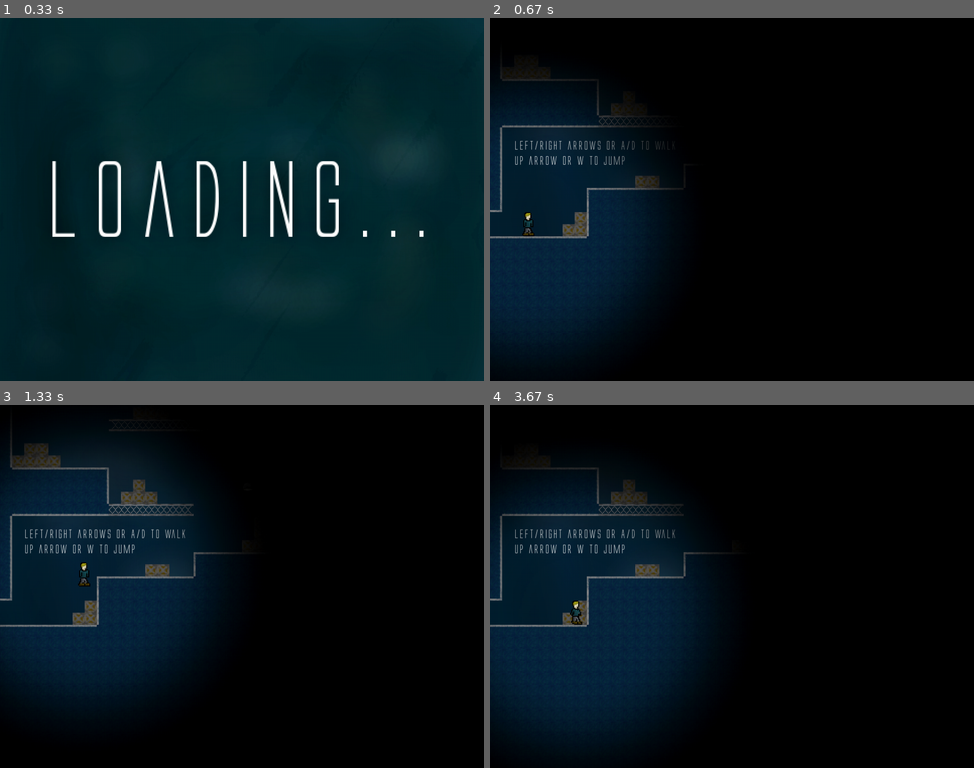
Above: before the commit, frames 1-4 (two rows, left to right).
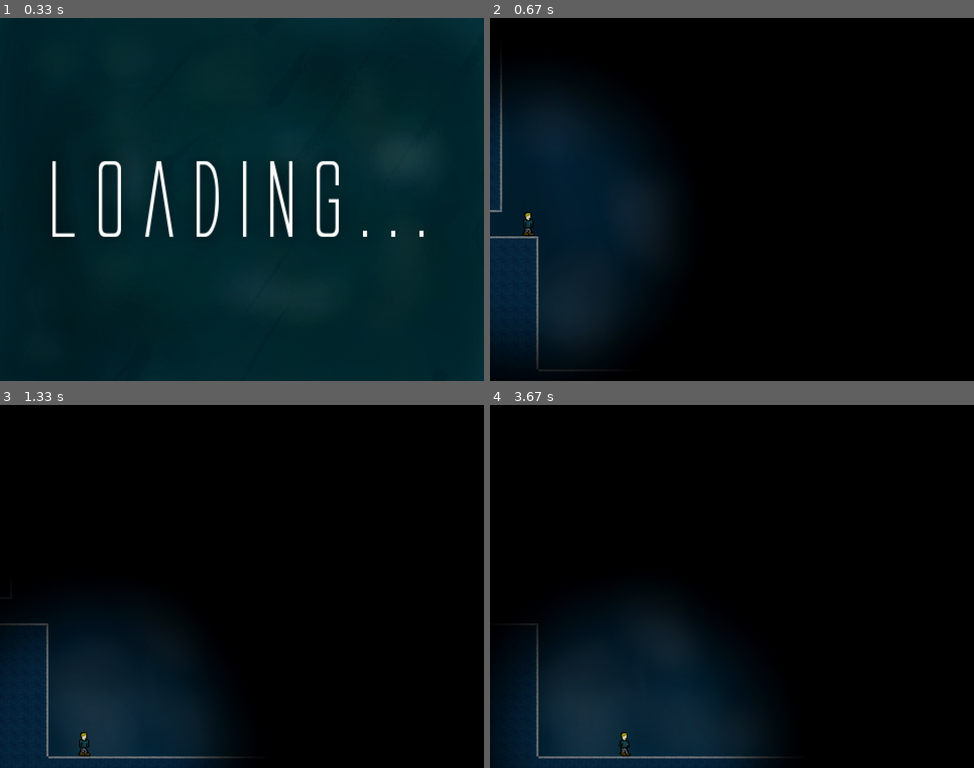
Above: after the commit, the same moments.

Repository: Sigton/stealth
Game: pygame game, started from source/main.py
Same seed, same stepped clock (60 frames per second), same inputs: the game is played once before the commit and once after it.
Inputs:
- Up to frame 1 (0.33 s): no input
- Up to frame 2 (0.67 s): hold Right from 0.33 s (still down)
- Up to frame 3 (1.33 s): release Right at 0.8 s; hold Up 0.83-1.13 s; hold Right from 1.17 s (still down)
- Up to frame 4 (3.67 s): release Right at 1.63 s; hold Left 1.67-2.2 s; hold Left 2.23-2.63 s; hold Up 2.67-3.03 s; hold Right from 3.07 s (still down)

Frame 1 is identical in both runs. In frame 2, 1.6% of the frame differs, in the area x 2-40%, y 16-98%; in frame 3, 31%, in the area x 0-50%, y 4-100%; in frame 4, 26%.

Commit message:
Progress on level 3

Diff:
--- a/source/main.py
+++ b/source/main.py
@@ -55,8 +55,8 @@
     # Create the levels
     level_list = list()
 
-    level_list.append(level.Level01(player))
-    level_list.append(level.Level02(player))
+    # level_list.append(level.Level01(player))
+    # level_list.append(level.Level02(player))
     level_list.append(level.Level03(player, True))
 
     # Set the current level
Binary file changed: source/level_data/layouts/level3.png
Binary file changed: source/level_data/tile_types/level3.png
